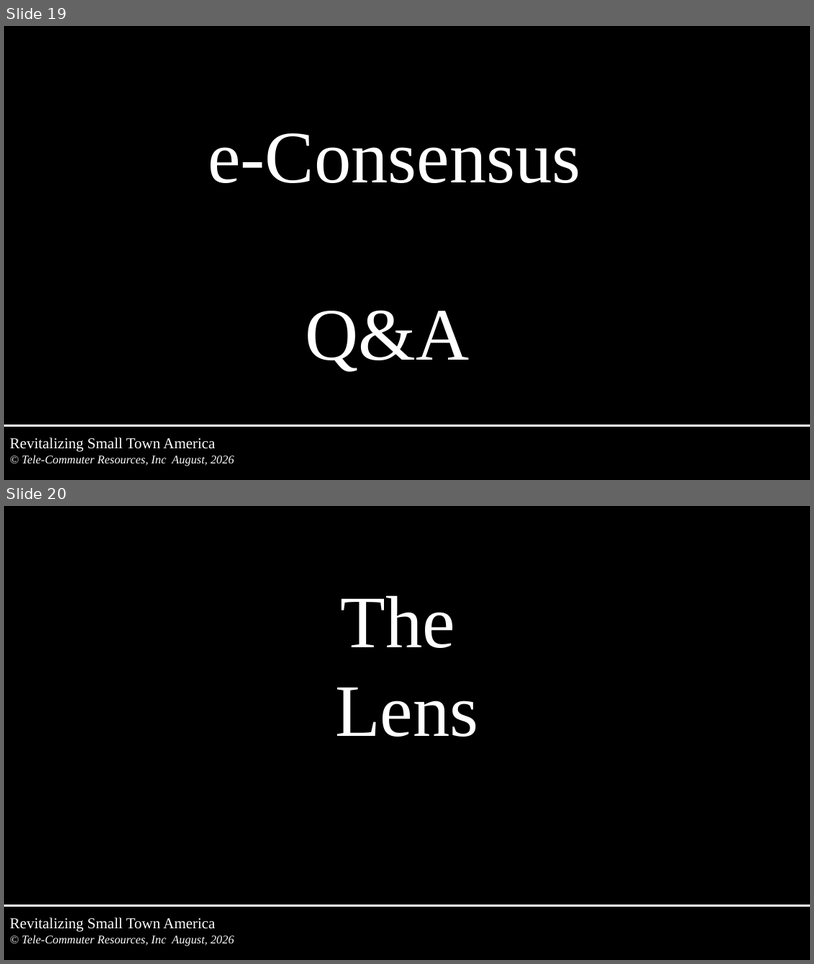
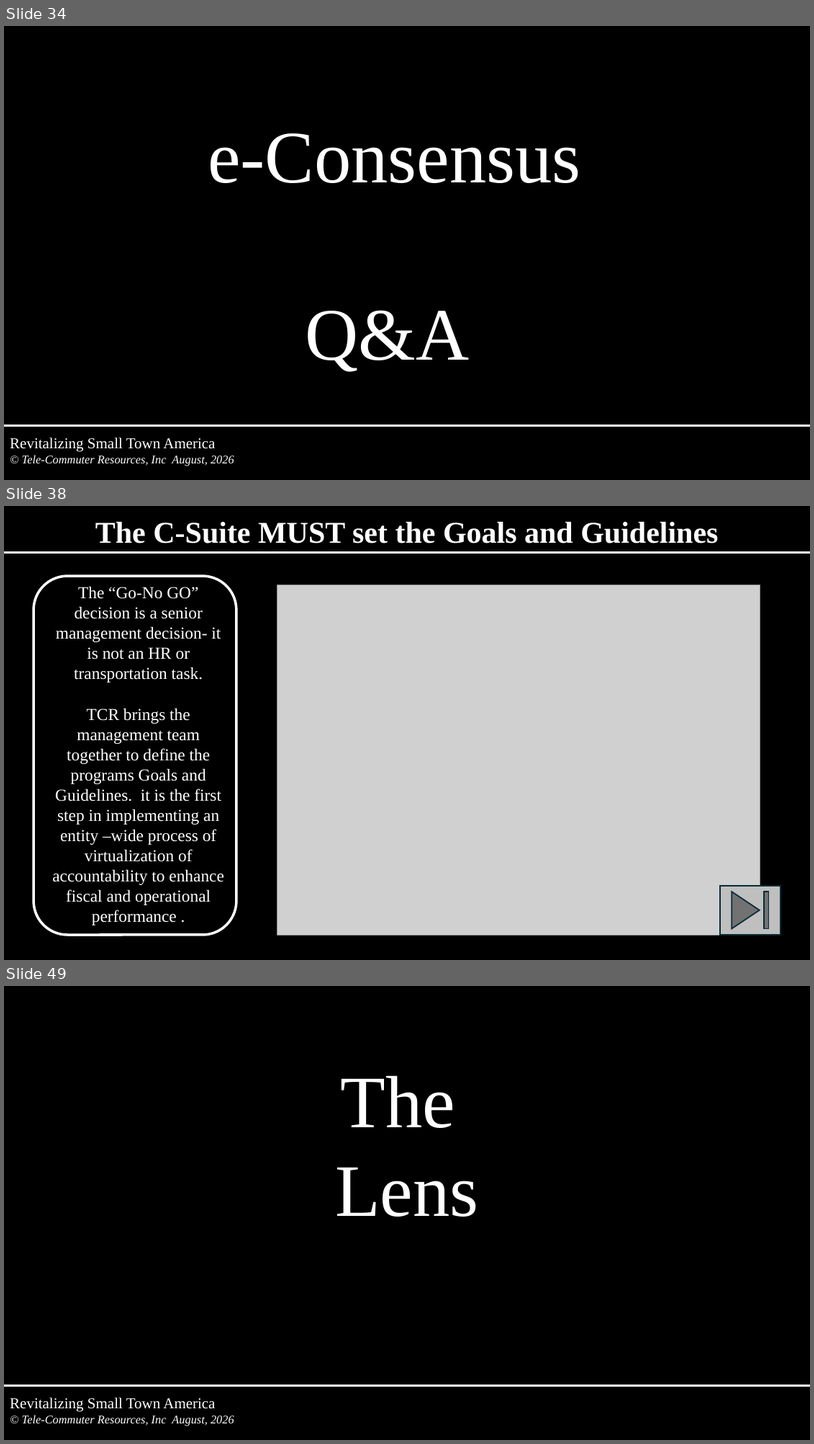
Before and after one commit to tcr-iac/iac-community-portal, a slide deck: files/Tools-Intro-for-Tom.pptx. Shown one above the other, each under a label of ours: slides 19 and 20 before the commit, slides 34, 38 and 49 after it; the slides between them are not shown. The pictures are 814x964 and 814x1444 pixels, drawn with LibreOffice and Linux fonts; fonts in the diff are those of the drawing; grey boxes stand for pictures; background and template pictures are left out. Boxes give left, top, right and bottom in pixels: in the first picture for what was removed or moved away, otherwise in the second. Text is boxed around its words. In the diff, an @@ line names an element or a change of style, - is before the commit and + after.

```diff
--- a/files/Tools-Intro-for-Tom.pptx
+++ b/files/Tools-Intro-for-Tom.pptx
@@ slide 38 added at box(4, 506, 810, 960), background #000000 @@
@@ text added at box(95, 522, 718, 543), 36 pt, text #FFFFFF, bold @@
+The C-Suite MUST set the Goals and Guidelines
@@ line added from (4, 553) to (810, 553), #FFFFFF 2.25 pt @@
@@ rounded rectangle added at box(34, 576, 237, 935), outline #FFFFFF 3 pt @@
@@ text added at box(52, 586, 224, 925), 20 pt, text #FFFFFF @@
+The “Go-No GO” decision is a senior management decision- it is not an HR or transportation task.
+TCR brings the management team together to define the programs Goals and Guidelines. it is the first step in implementing an entity –wide process of virtualization of accountability to enhance fiscal and operational performance .
@@ picture added at box(278, 585, 760, 935) @@
@@ action button end added at box(721, 885, 782, 934), fill #BFBFBF, outline #092A39 1.5 pt @@
@@ what was slide 19 is now slide 34 @@
@@ what was slide 20 is now slide 49 @@
```
Also in this commit, not shown: 14 slides changed, 30 other slides added, 2 slides removed, 1 other file.
